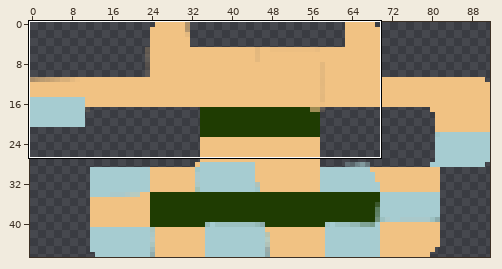
One commit to this sprite sheet: assets/droid/back4.png. Above, an overview of the earlier version with the close-up marked.
Close-up. The starting point:
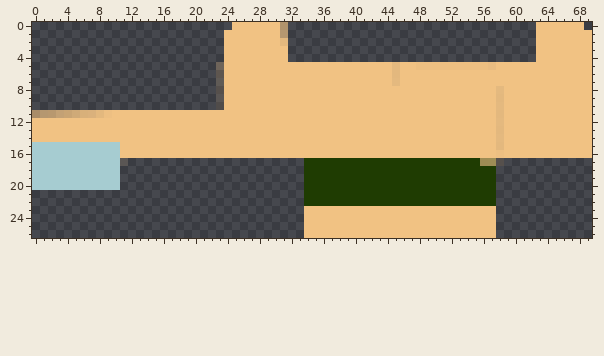
The file is 92x47 pixels. Pixels under 10% opacity are left out. Colours within 5 levels of each other are drawn and written as one. Shown: x 0..69, y 0..26.
After:
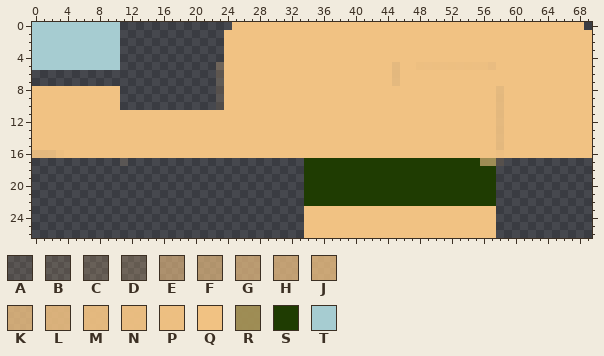
Palette (. is transparent): A #f1c2831e  B #f1c28327  C #f1c28332  D #f1c2833b  E #f1c28399  F #f1c283a5  G #f1c283af  H #f1c283bb  J #f1c283c6  K #f1c283cc  L #f1c283dc  M #f1c283ec  N #f1c283f3  P #f1c283f9  Q #f1c283  R #a69356eb  S #1f3c02  T #a6ccd1
The edit:
y 0..1: x 0..10 ........... -> TTTTTTTTTTT; x 31..62 F............................... -> QQQQQQQQQQQQQQQQQQQQQQQQQQQQQQQQ
y 2: x 0..10 ........... -> TTTTTTTTTTT; x 31..62 M............................... -> QQQQQQQQQQQQQQQQQQQQQQQQQQQQQQQQ
y 3..4: x 0..10 ........... -> TTTTTTTTTTT; x 32..62 ............................... -> QQQQQQQQQQQQQQQQQQQQQQQQQQQQQQQ
y 5: x 0..10 ........... -> TTTTTTTTTTT
y 8..10: x 0..10 ........... -> QQQQQQQQQQQ
y 11: x 0..9 EFGHJKLLMP -> QQQQQQQQQQ
y 15: x 0..10 TTTTTTTTTTT -> QQQQQQQQQQQ
y 16: x 0..10 TTTTTTTTTTT -> MMMPQQQQQQQ
y 17..20: x 0..10 TTTTTTTTTTT -> ...........
